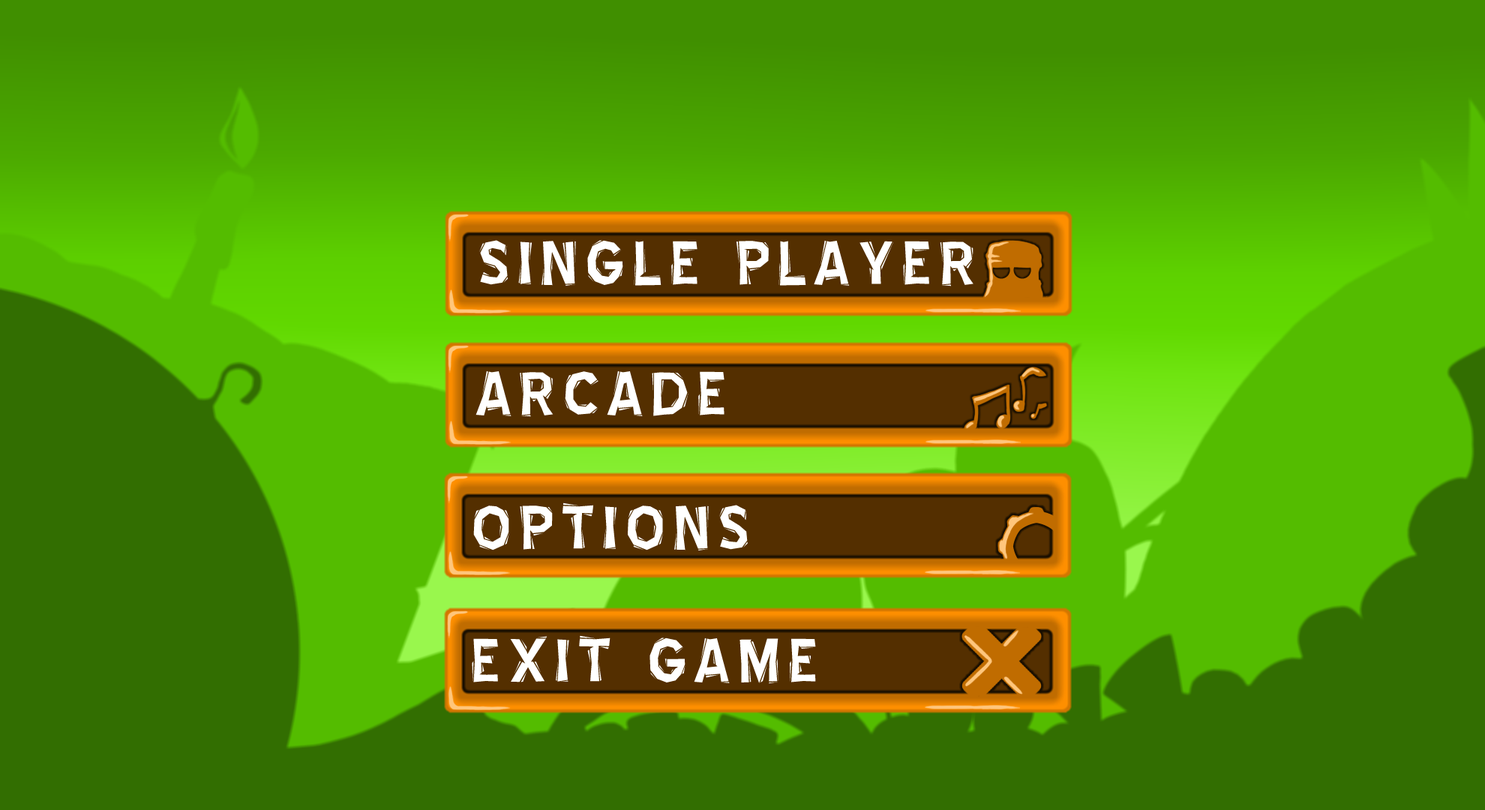
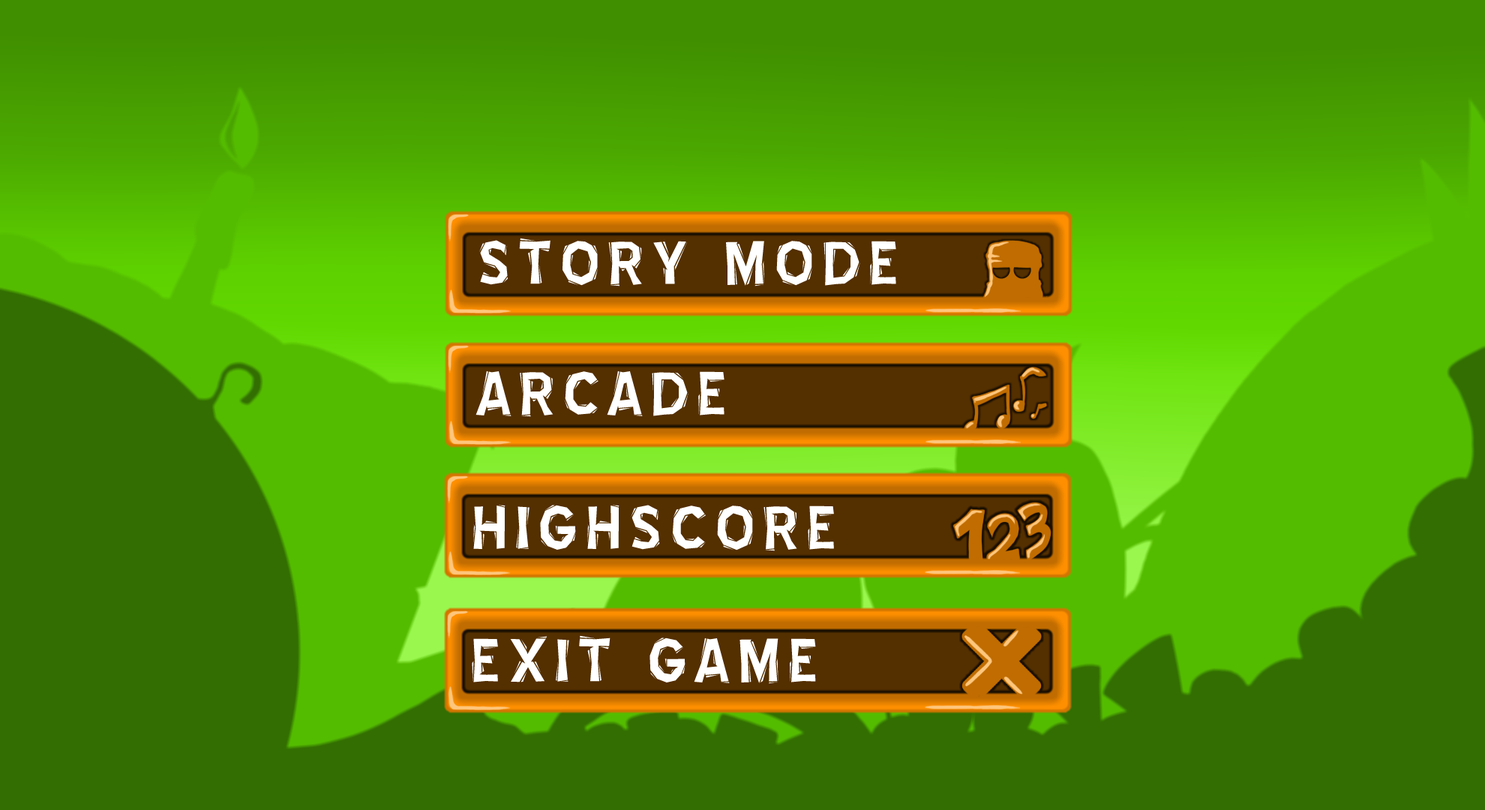
The second 1485 × 810 image is a revision of the first. Changes to its layers:
renamed "OPTIONS" to "HIGHSCORE", painted on it over <box>473,502,835,552</box>
renamed "START GAME" to "STORY MODE", painted on it over <box>518,237,974,287</box>
painted on "Shine copy 2" over <box>954,502,1046,560</box>
painted on "ODecoration copy 2" over <box>952,501,1054,561</box>
painted on "DecorationShadow copy 2" over <box>950,499,1054,561</box>
